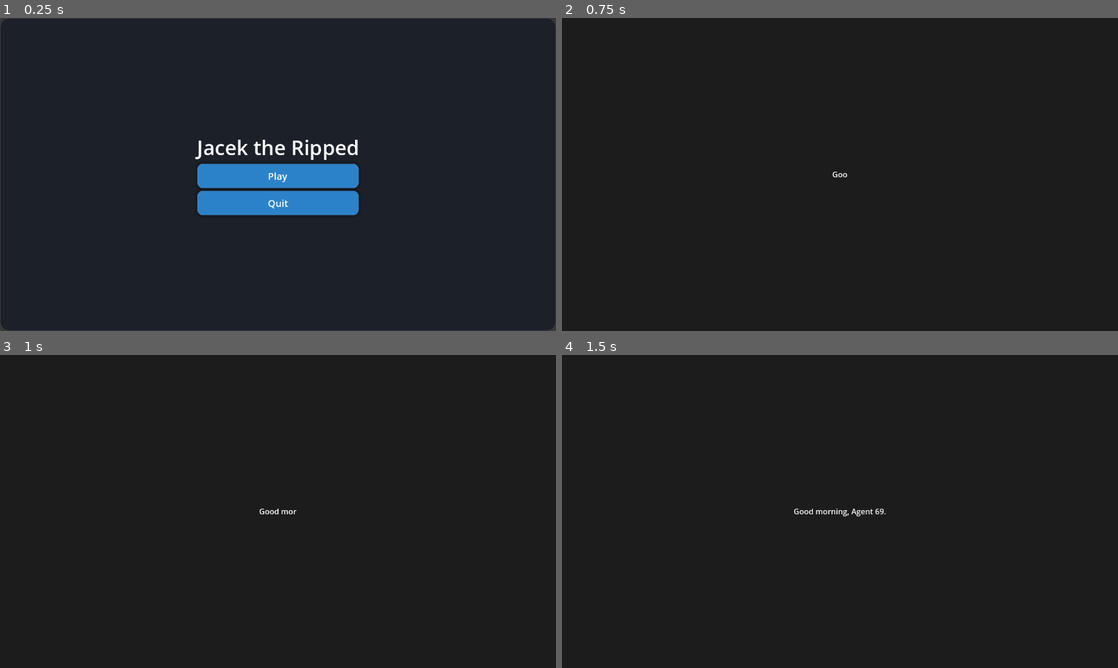
Above: before the commit, frames 1-4 (two rows, left to right).
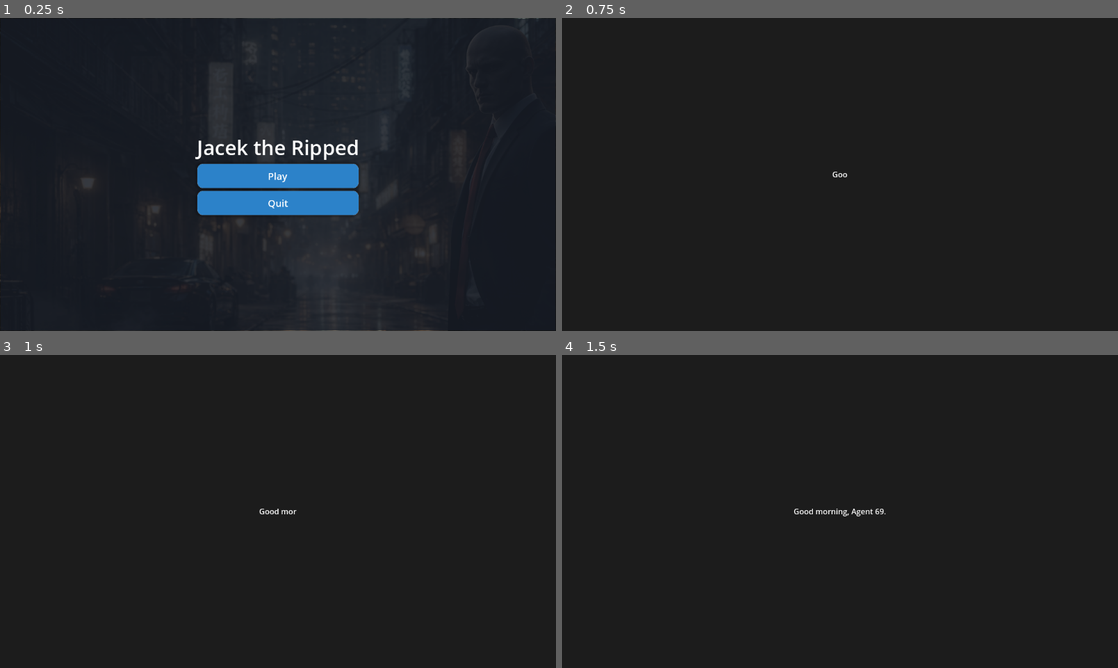
Above: after the commit, the same moments.

Repository: hoiton/gamedev
Game: Godot game, scene res://ui/main_menu.tscn
Same seed, same stepped clock (60 frames per second), same inputs: the game is played once before the commit and once after it.
Inputs (mouse positions are in pixels of both pictures, inside the frame that each line leads up to):
- Up to frame 1 (0.25 s): no input
- Up to frame 2 (0.75 s): click "Play" at 0.5 s
- Up to frame 3 (1 s): no input
- Up to frame 4 (1.5 s): tap Enter (ui_accept) at 1.25 s; move the mouse to (962, 495) at 1.27 s; hold D (move_right) from 1.28 s (still down); tap X (lure) at 1.35 s

The runs differ from the first frame. In frame 1, 0.8% of the frame differs, in the area x 0-100%, y 0-100%; in frame 2, nothing differs; in frame 3, nothing differs; in frame 4, nothing differs.

Commit message:
Menu image

Diff:
--- a/src/ui/main_menu.tscn
+++ b/src/ui/main_menu.tscn
@@ -1,6 +1,7 @@
-[gd_scene load_steps=2 format=3 uid="uid://sa2uew5hbybr"]
+[gd_scene load_steps=3 format=3 uid="uid://sa2uew5hbybr"]
 
 [ext_resource type="Script" uid="uid://clw5gjo8e5n1e" path="res://ui/main_menu.gd" id="1_t7e0r"]
+[ext_resource type="Texture2D" uid="uid://b1cfdbff470w2" path="res://ui/menu.png" id="2_0dkrt"]
 
 [node name="MainMenu" type="Control"]
 layout_mode = 3
@@ -10,6 +11,14 @@
 grow_horizontal = 2
 grow_vertical = 2
 script = ExtResource("1_t7e0r")
+
+[node name="BackgroundImage" type="TextureRect" parent="."]
+layout_mode = 0
+offset_left = -71.0
+offset_top = -77.0
+offset_right = 1465.0
+offset_bottom = 947.0
+texture = ExtResource("2_0dkrt")
 
 [node name="Panel" type="Panel" parent="."]
 layout_mode = 1
--- a/src/ui/ui_theme.gd
+++ b/src/ui/ui_theme.gd
@@ -14,13 +14,9 @@
 
 	# ===== Panel (menu card) =====
 	var panel := StyleBoxFlat.new()
-	panel.bg_color = Color(0.10, 0.12, 0.16, 0.92) # dark translucent
-	panel.corner_radius_top_left = 16
-	panel.corner_radius_top_right = 16
-	panel.corner_radius_bottom_left = 16
-	panel.corner_radius_bottom_right = 16
+	panel.bg_color = Color(0.10, 0.12, 0.16, 0.8) # dark translucent
 	panel.shadow_size = 12
-	panel.shadow_color = Color(0, 0, 0, 0.35)
+	panel.shadow_color = Color(0, 0, 0, 0.3)
 	panel.border_width_top = 1
 	panel.border_width_right = 1
 	panel.border_width_bottom = 1
Binary file added: src/ui/menu.png
Not shown, added: src/ui/menu.png.import
